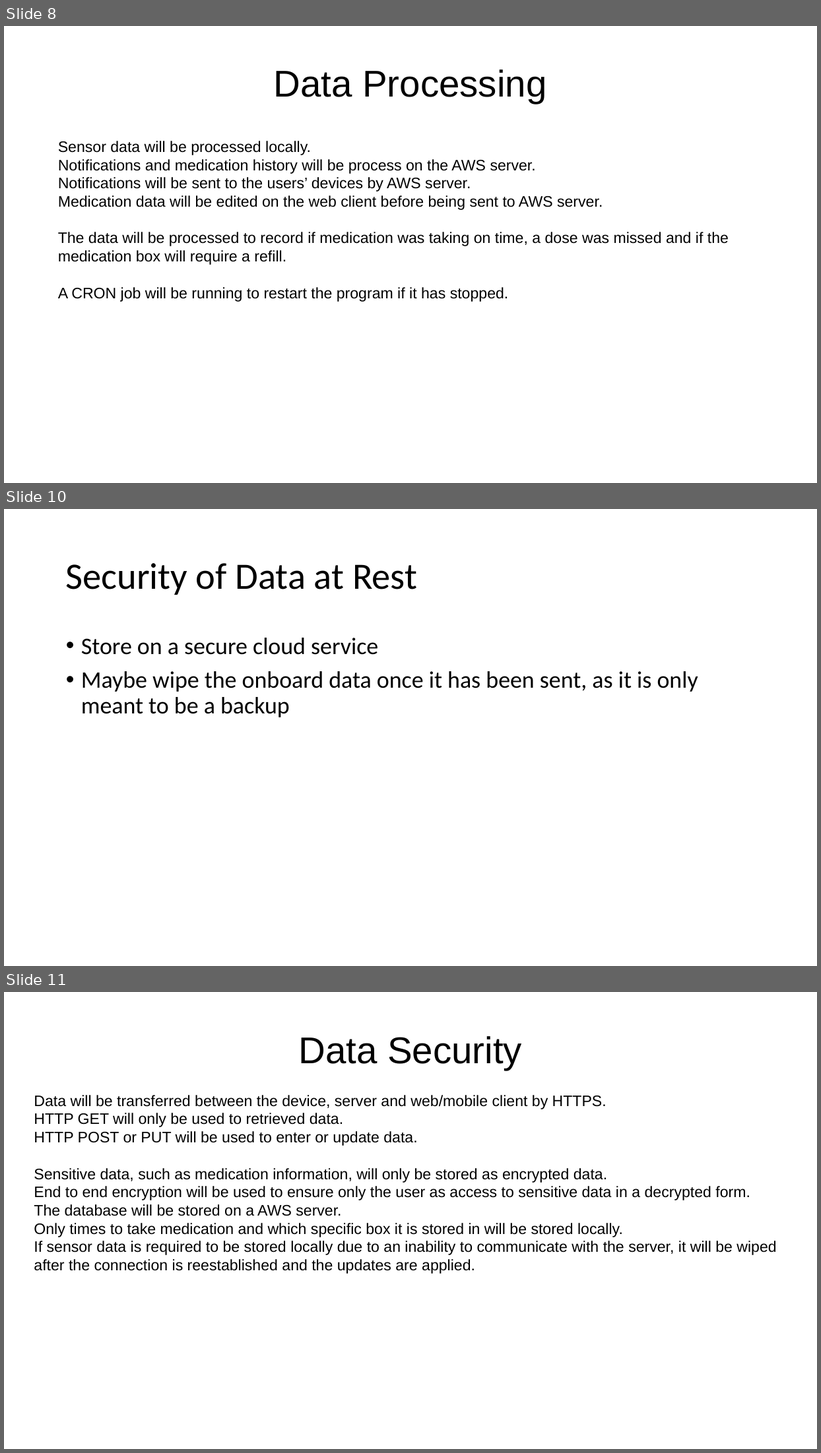
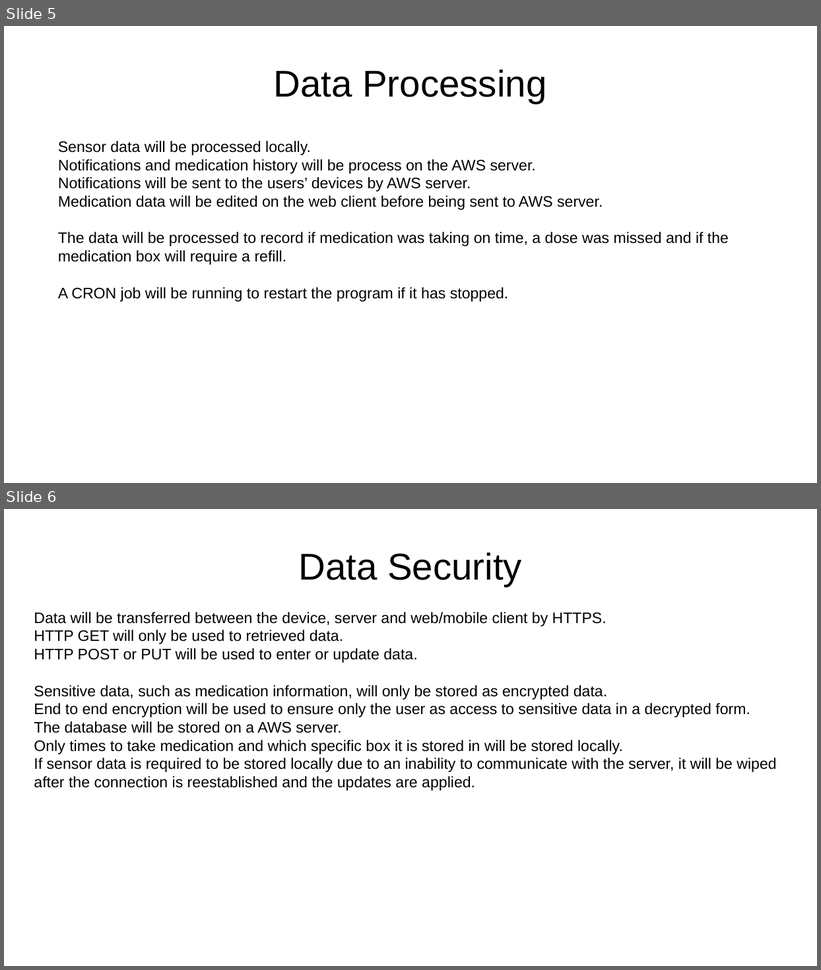
Before and after one commit to cianashby1337/IOT_CA1_Documentation, a slide deck: Slideshow template.pptx. Shown one above the other, each under a label of ours: slides 8, 10 and 11 before the commit, slides 5 and 6 after it; the slides between them are not shown. The pictures are 821x1453 and 821x970 pixels, drawn with LibreOffice and Linux fonts; fonts in the diff are those of the drawing. Boxes give left, top, right and bottom in pixels: in the first picture for what was removed or moved away, otherwise in the second. Text is boxed around its words. In the diff, an @@ line names an element or a change of style, - is before the commit and + after.

```diff
--- a/Slideshow template.pptx
+++ b/Slideshow template.pptx
@@ slide 10 removed at <box>4,509,817,966</box>, background #FFFFFF @@
@@ title removed at <box>66,563,417,595</box> @@
-Security of Data at Rest
@@ text removed at <box>81,638,698,718</box> @@
-• Store on a secure cloud service
-• Maybe wipe the onboard data once it has been sent, as it is only meant to be a backup
@@ what was slide 8 is now slide 5 @@
@@ what was slide 11 is now slide 6 @@
```
Also in this commit, not shown: 4 other slides removed.
